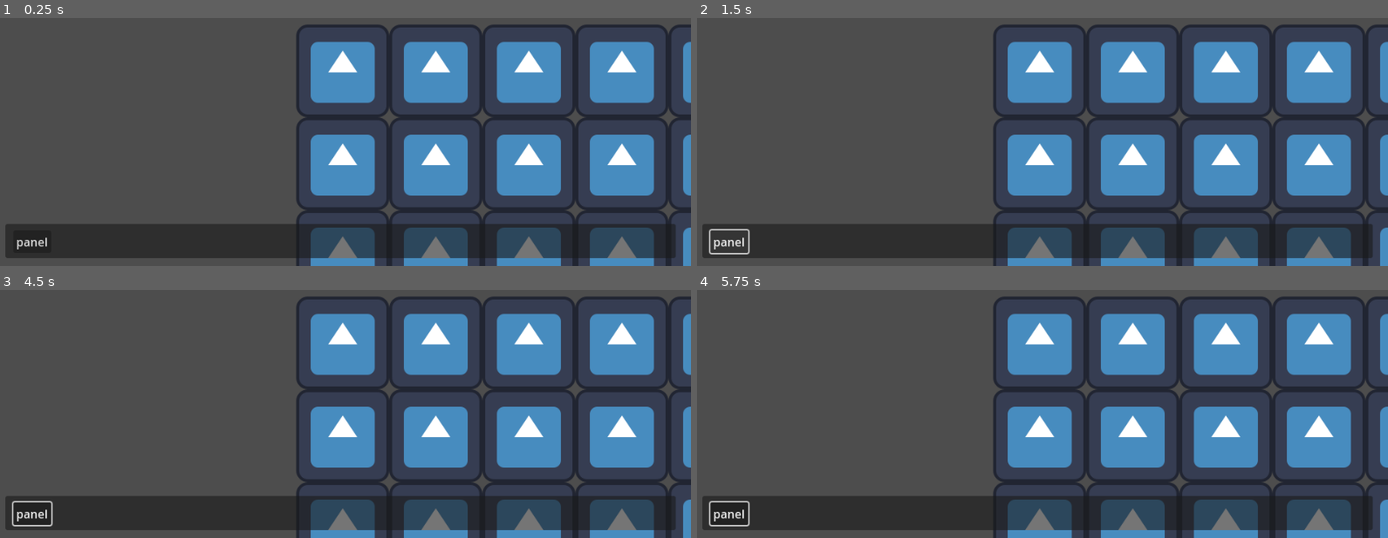
Above: before the commit, frames 1-4 (two rows, left to right).
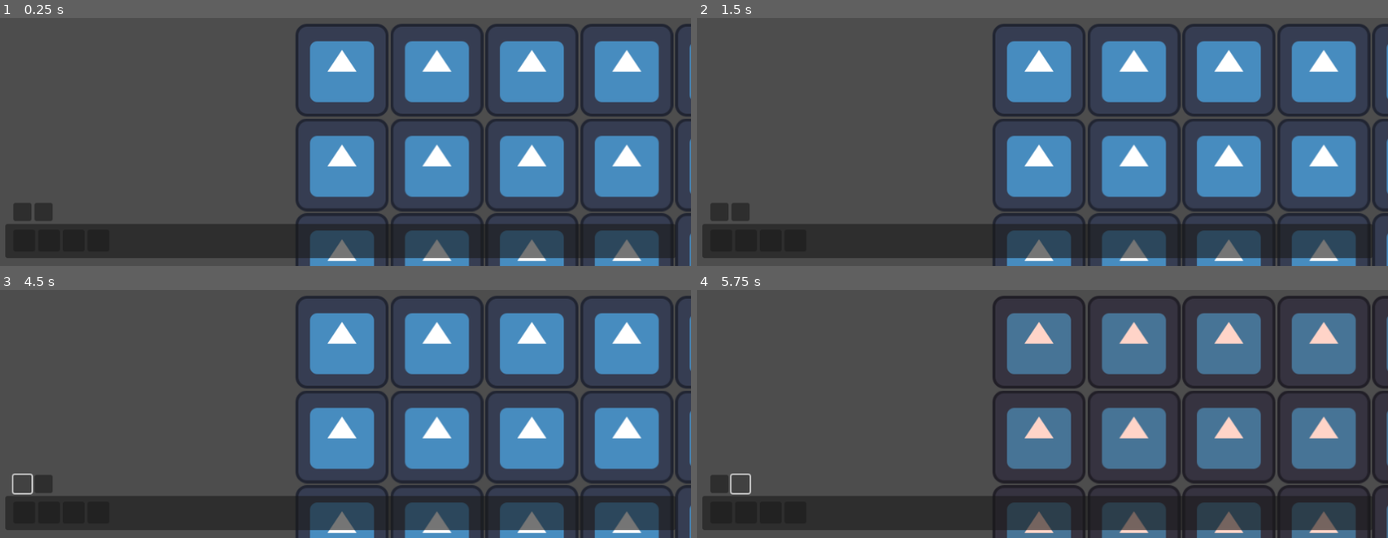
Above: after the commit, the same moments.

Repository: adnanebouram/chilljam2023---Resort-game
Game: Godot game, scene res://main_level.tscn
The game is run twice, just before and just after one commit, with the same random seed, the same clock (stepped at 60 frames per second) and the same inputs. The project has no main scene, so this scene is started directly. The engine's default icon, where the game draws it, is replaced by a stand-in: a white triangle on a blue panel in a dark square.
Inputs (mouse positions are in pixels of both pictures, inside the frame that each line leads up to):
- Up to frame 1 (0.25 s): no input
- Up to frame 2 (1.5 s): click (731, 241) at 0.5 s, where only the run before the commit has a clickable "panel"; click (724, 241) at 1.27 s
- Up to frame 3 (4.5 s): click (48, 513) at 2.02 s; click (76, 513) at 2.77 s; click (96, 513) at 3.52 s; click (20, 483) at 4.27 s
- Up to frame 4 (5.75 s): click (738, 483) at 5.02 s

The runs differ from the first frame. In frame 1, 9.9% of the frame differs, in the area x 2-100%, y 2-100%; in frame 2, 10%; in frame 3, 10%; in frame 4, 27%, in the area x 1-100%, y 2-100%.

Commit message:
hotbar functionality

Diff:
--- a/GenerateTiles.gd
+++ b/GenerateTiles.gd
@@ -4,13 +4,64 @@
 var tile = preload("res://tile.tscn")
 @export var size:Vector2
 @export var bounds:Vector2
-@export var padding:int
+@export var padding:float
+var tiles:Array
 func _ready():
 	for i in size.x:
 		for j in size.y:
 			var tileinst = tile.instantiate()
-			var spawnpos = Vector2(i,j)*bounds + Vector2(padding,padding)
+			var spawnpos = (Vector2(i,j))*(bounds * padding)
 			add_child(tileinst)
 			tileinst.transform.origin = spawnpos
+			tiles.append(tileinst)
 			#get_tree().root.add_child()
 	pass # Replace with function body.
+
+
+
+
+func _on_test_1_pressed():
+	for t in tiles:
+		if t.selected:
+			t.type = "test"
+	pass # Replace with function body.
+
+
+func _on_bar_pressed():
+	for t in tiles:
+		if t.selected:
+			t.type = "bar"
+	pass # Replace with function body.
+
+
+func _on_advertisement_pressed():
+	for t in tiles:
+		if t.selected:
+			t.type = "advertisement"
+	pass # Replace with function body.
+
+
+func _on_voleyball_pressed():
+	for t in tiles:
+		if t.selected:
+			t.type = "volleyball"
+	pass # Replace with function body.
+
+
+func _on_pharmacy_pressed():
+	for t in tiles:
+		if t.selected:
+			t.type = "pharmacy"
+	pass # Replace with function body.
+
+
+func _on_desect_pressed():
+	for t in tiles:
+		t.selected = false
+	pass # Replace with function body.
+
+
+func _on_inverse_pressed():
+	for t in tiles:
+		t.selected = not t.selected
+	pass # Replace with function body.
--- a/main_level.tscn
+++ b/main_level.tscn
@@ -7,9 +7,9 @@
 
 [node name="Node" type="Node2D" parent="."]
 script = ExtResource("1_o3t3q")
-size = Vector2(10, 10)
+size = Vector2(5, 4)
 bounds = Vector2(128, 128)
-padding = 1
+padding = 1.02
 
 [node name="Camera2D" type="Camera2D" parent="."]
 script = ExtResource("2_7ffso")
@@ -37,6 +37,32 @@
 grow_vertical = 2
 
 [node name="GridContainer" type="GridContainer" parent="Camera2D/Control/q"]
+layout_mode = 2
+offset_left = 11.0
+offset_top = 8.0
+offset_right = 143.0
+offset_bottom = 38.0
+grow_horizontal = 2
+grow_vertical = 2
+columns = 20
+
+[node name="pharmacy" type="Button" parent="Camera2D/Control/q/GridContainer"]
+custom_minimum_size = Vector2(30, 30)
+layout_mode = 2
+
+[node name="bar" type="Button" parent="Camera2D/Control/q/GridContainer"]
+custom_minimum_size = Vector2(30, 30)
+layout_mode = 2
+
+[node name="advertisement" type="Button" parent="Camera2D/Control/q/GridContainer"]
+custom_minimum_size = Vector2(30, 30)
+layout_mode = 2
+
+[node name="voleyball" type="Button" parent="Camera2D/Control/q/GridContainer"]
+custom_minimum_size = Vector2(30, 30)
+layout_mode = 2
+
+[node name="master" type="GridContainer" parent="Camera2D/Control/q"]
 layout_mode = 1
 anchors_preset = 8
 anchor_left = 0.5
@@ -44,14 +70,36 @@
 anchor_right = 0.5
 anchor_bottom = 0.5
 offset_left = -450.0
-offset_top = -14.5
+offset_top = -52.5
 offset_right = 450.0
-offset_bottom = 15.5
+offset_bottom = 6.5
 grow_horizontal = 2
 grow_vertical = 2
-columns = 20
+columns = 100
 
-[node name="Button" type="Button" parent="Camera2D/Control/q/GridContainer"]
-custom_minimum_size = Vector2(30, 30)
+[node name="desect" type="Button" parent="Camera2D/Control/q/master"]
+custom_minimum_size = Vector2(25, 25)
 layout_mode = 2
-text = "panel"
+
+[node name="inverse" type="Button" parent="Camera2D/Control/q/master"]
+custom_minimum_size = Vector2(25, 25)
+layout_mode = 2
+
+[node name="moneymanager" type="Label" parent="Camera2D/Control/q"]
+layout_mode = 0
+offset_top = -472.0
+offset_right = 449.0
+offset_bottom = -449.0
+
+[node name="satisfaction" type="Label" parent="Camera2D/Control/q"]
+layout_mode = 0
+offset_top = -472.0
+offset_right = 449.0
+offset_bottom = -449.0
+
+[connection signal="pressed" from="Camera2D/Control/q/GridContainer/pharmacy" to="Node" method="_on_pharmacy_pressed"]
+[connection signal="pressed" from="Camera2D/Control/q/GridContainer/bar" to="Node" method="_on_bar_pressed"]
+[connection signal="pressed" from="Camera2D/Control/q/GridContainer/advertisement" to="Node" method="_on_advertisement_pressed"]
+[connection signal="pressed" from="Camera2D/Control/q/GridContainer/voleyball" to="Node" method="_on_voleyball_pressed"]
+[connection signal="pressed" from="Camera2D/Control/q/master/desect" to="Node" method="_on_desect_pressed"]
+[connection signal="pressed" from="Camera2D/Control/q/master/inverse" to="Node" method="_on_inverse_pressed"]
--- a/project.godot
+++ b/project.godot
@@ -40,6 +40,11 @@
 "events": [Object(InputEventMouseButton,"resource_local_to_scene":false,"resource_name":"","device":-1,"window_id":0,"a …(236 unchanged characters)…
 ]
 }
+select={
+"deadzone": 0.5,
+"events": [Object(InputEventMouseButton,"resource_local_to_scene":false,"resource_name":"","device":-1,"window_id":0,"alt_pressed":false,"shift_pressed":false,"ctrl_pressed":false,"meta_pressed":false,"button_mask":0,"position":Vector2(0, 0),"global_position":Vector2(0, 0),"factor":1.0,"button_index":2,"pressed":false,"double_click":false,"script":null)
+]
+}
 
 [rendering]
 
--- a/tile.gd
+++ b/tile.gd
@@ -1,12 +1,23 @@
 extends Sprite2D
+class_name tile
+@export var selectedc:Color
+@export var notselectedc:Color
+@export var type:String
 
+@onready var label = $Label
 
-#@export var debug:Color
+var selected:bool
 
+func _ready():
+	label.text = ""
+
+func _process(delta):
+	modulate = selectedc if selected else notselectedc
+	label.text = type
 # Called when the node enters the scene tree for the first time.
 func _input(event):
-	if event.is_action("click"):
+	if event.is_action("select"):
 		if event.is_pressed():
 			if get_rect().has_point(get_local_mouse_position()):
-				#modulate = debug
+				selected = not selected
 				pass
--- a/tile.tscn
+++ b/tile.tscn
@@ -6,3 +6,14 @@
 [node name="Tile" type="Sprite2D"]
 texture = ExtResource("1_xu5hi")
 script = ExtResource("2_tl0ta")
+selectedc = Color(1, 0.831373, 0.784314, 1)
+notselectedc = Color(1, 1, 1, 1)
+
+[node name="Label" type="Label" parent="."]
+offset_left = -57.0
+offset_top = -61.0
+offset_right = 18.0
+offset_bottom = -25.0
+theme_override_colors/font_outline_color = Color(1, 0.223529, 0.207843, 1)
+theme_override_constants/outline_size = 5
+text = "asdasdasdasdasd"
